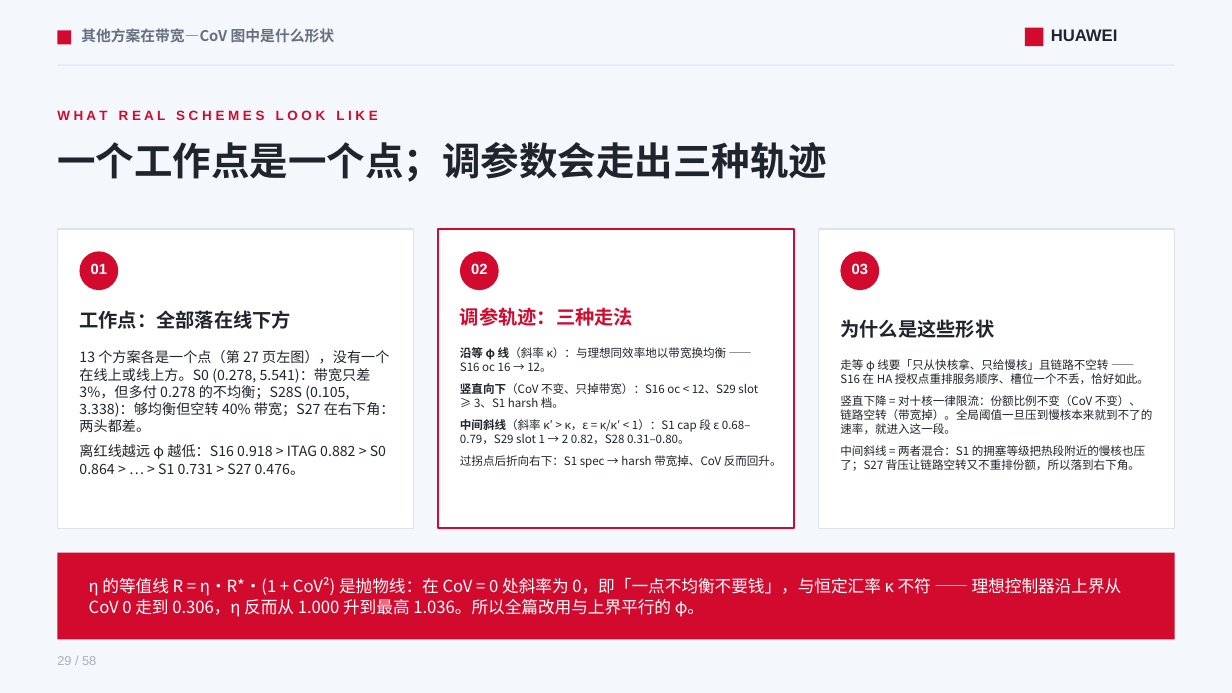
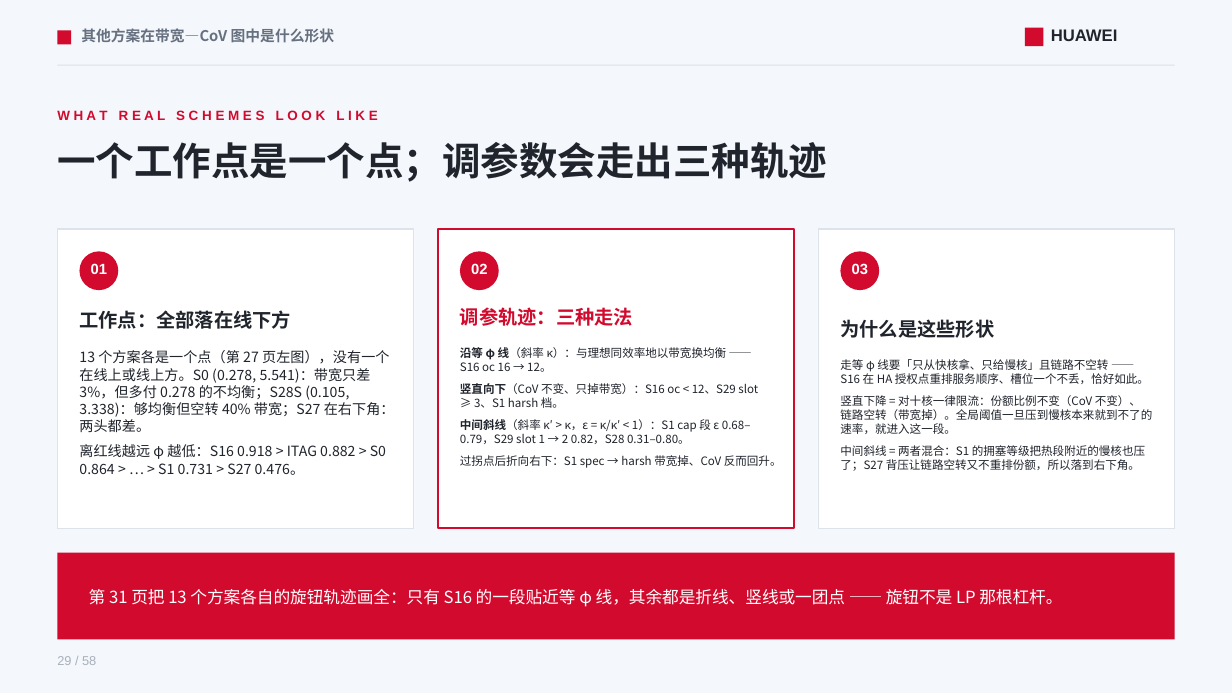
Before and after one commit to lukebest/booksim2, a slide deck: slide 29 of ppt/ring2-write-fairness.pptx. Drawn at 1232x693 pixels with LibreOffice and Linux fonts; fonts in the diff are those of the drawing. Boxes give left, top, right and bottom in pixels: in the first picture for what was removed or moved away, otherwise in the second. Text is boxed around its words. In the diff, an @@ line names an element or a change of style, - is before the commit and + after.

```diff
--- a/ppt/ring2-write-fairness.pptx
+++ b/ppt/ring2-write-fairness.pptx
@@ text at (89, 589, 1062, 607): text changed @@
-η 的等值线 R = η·R*·(1 + CoV²) 是抛物线：在 CoV = 0 处斜率为 0，即「一点不均衡不要钱」，与恒定汇率 κ 不符 —— 理想控制器沿上界从 CoV 0 走到 0.306，η 反而从 1.000 升到最高 1.036。所以全篇改用与上界平行的 φ。
+第 31 页把 13 个方案各自的旋钮轨迹画全：只有 S16 的一段贴近等 φ 线，其余都是折线、竖线或一团点 —— 旋钮不是 LP 那根杠杆。
```
Also in this commit, not shown: 2 other slides changed, 1 slide added, 1 slide removed, 6 other files.
